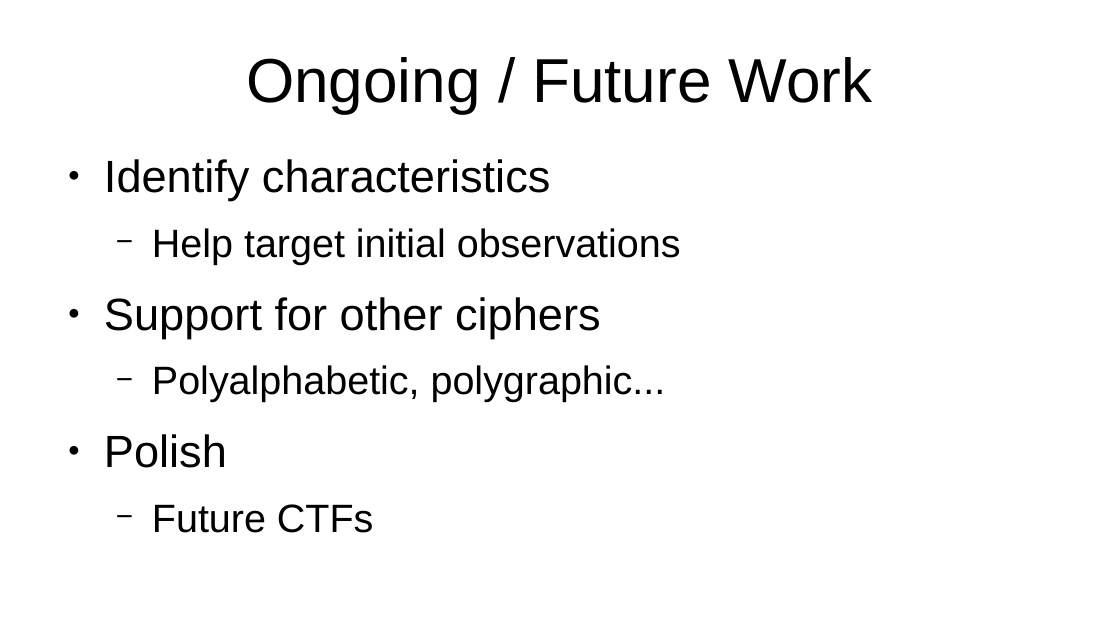
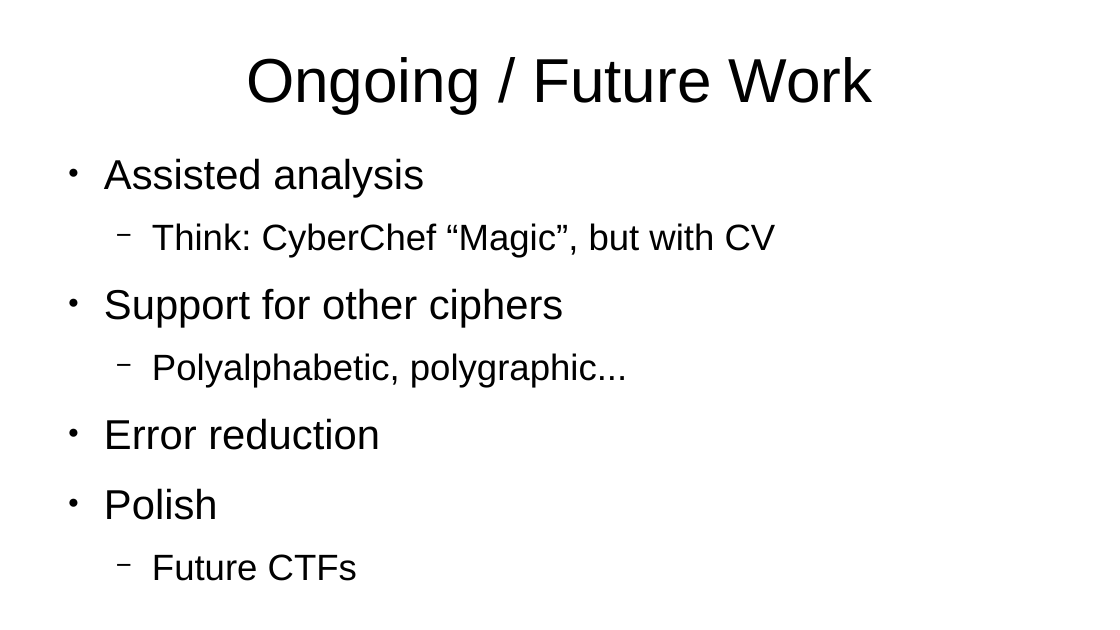
Before and after one commit to wulfgarpro/ancientrunes, a slide deck: slide 10 of lightning_talk/lightning_talk.odp. Drawn at 1120x630 pixels with LibreOffice and Linux fonts; fonts in the diff are those of the drawing. Boxes give left, top, right and bottom in pixels: in the first picture for what was removed or moved away, otherwise in the second. Text is boxed around its words. In the diff, an @@ line names an element or a change of style, - is before the commit and + after.

```diff
--- a/lightning_talk/lightning_talk.odp
+++ b/lightning_talk/lightning_talk.odp
@@ text at (104, 158, 776, 257): text changed; size 28 to 25.9 pt @@
-● Identify characteristics
-  − Help target initial observations
+● Assisted analysis
+  − Think: CyberChef “Magic”, but with CV
@@ text at (104, 288, 627, 581): size 32 to 29.6 pt in "Support for other ciphers", "Polish"; size 28 to 25.9 pt in "Polyalphabetic, polygraphic...", "Future CTFs" @@
@@ text at (104, 418, 380, 450): paragraph added @@
+● Error reduction
```
Also in this commit, not shown: 5 other slides changed, 1 other file.
